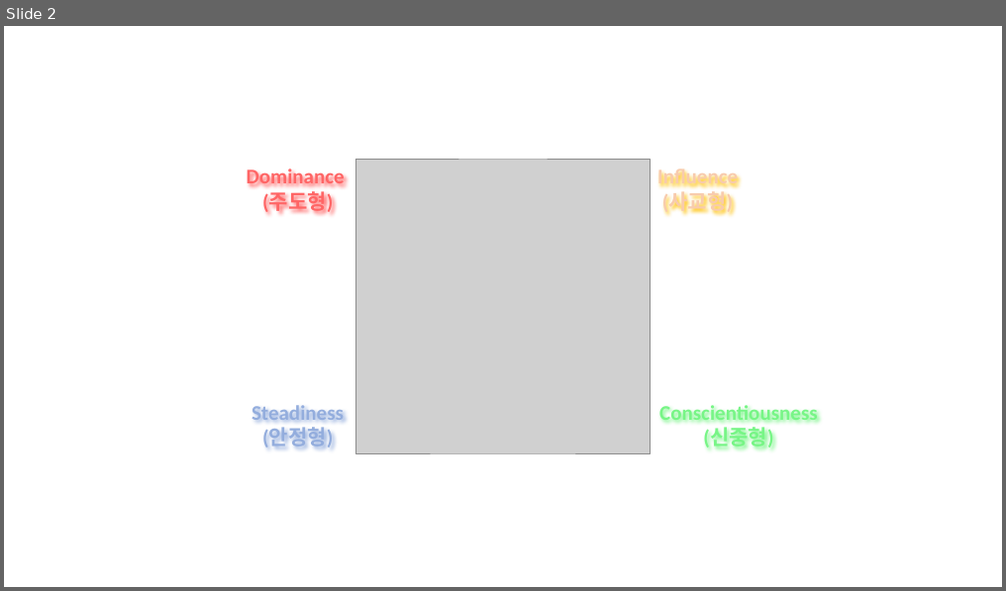
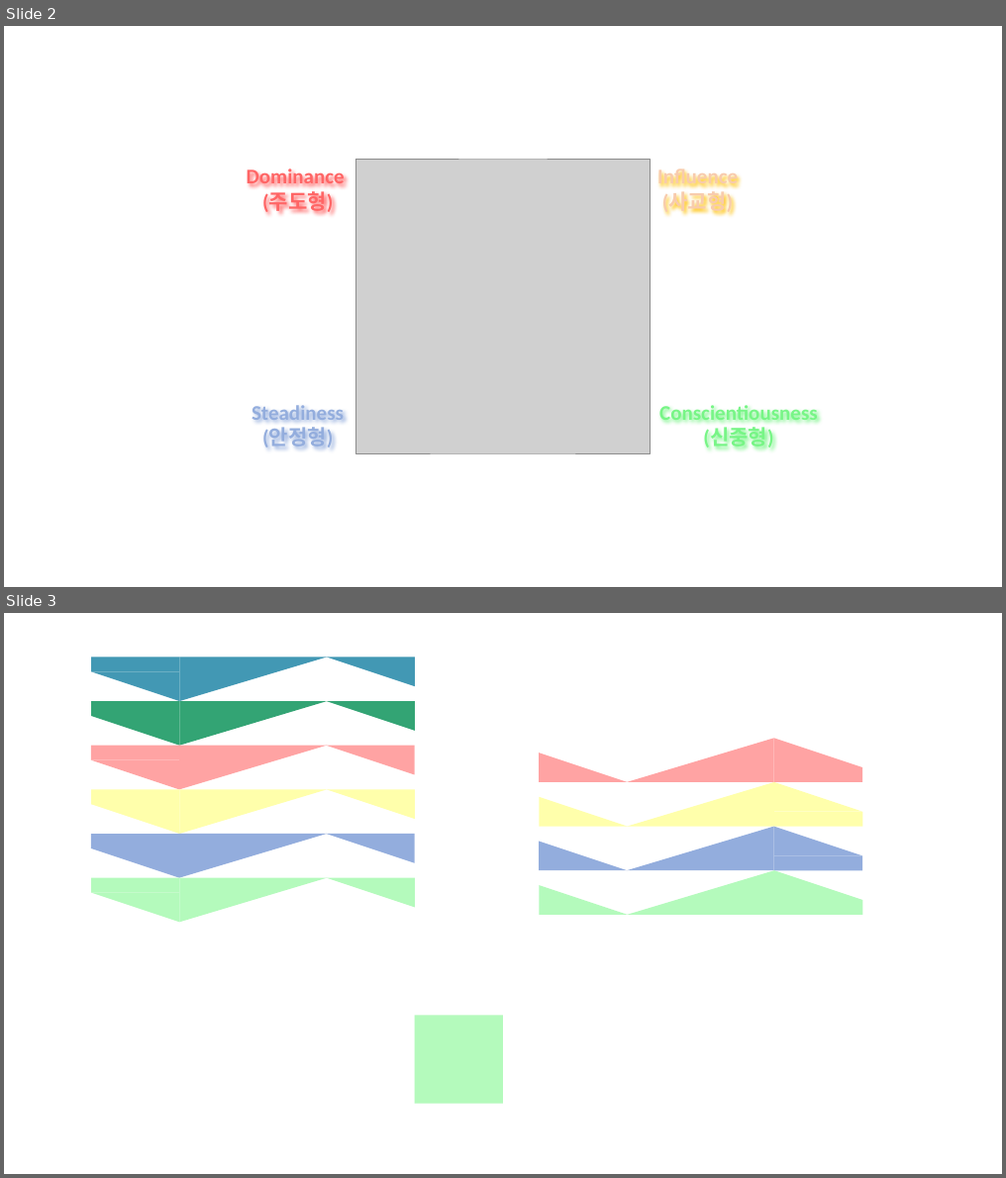
Before and after one commit to 8ugust/8ugust-disc, a slide deck: src/img/IMG.pptx. Shown one above the other, each under a label of ours: slide 2 before the commit, slides 2 and 3 after it. The pictures are 1006x591 and 1006x1178 pixels, drawn with LibreOffice and Linux fonts; fonts in the diff are those of the drawing; grey boxes stand for pictures. Boxes give left, top, right and bottom in pixels: in the first picture for what was removed or moved away, otherwise in the second. Text is boxed around its words. In the diff, an @@ line names an element or a change of style, - is before the commit and + after.

```diff
--- a/src/img/IMG.pptx
+++ b/src/img/IMG.pptx
@@ slide 3 added at [4, 613, 1002, 1174], background #FFFFFF @@
@@ group added at [91, 658, 415, 701]: 3 right triangles, 1 rectangle @@
@@ group added at [91, 701, 415, 746]: 3 right triangles, 1 rectangle @@
@@ group added at [91, 746, 414, 789]: 3 right triangles, 1 rectangle @@
@@ group added at [539, 738, 862, 782]: 3 right triangles, 1 rectangle @@
@@ group added at [91, 789, 415, 834]: 3 right triangles, 1 rectangle @@
@@ group added at [540, 782, 862, 827]: 3 right triangles, 1 rectangle @@
@@ group added at [91, 834, 414, 878]: 3 right triangles, 1 rectangle @@
@@ group added at [539, 827, 862, 871]: 3 right triangles, 1 rectangle @@
@@ group added at [91, 878, 415, 922]: 3 right triangles, 1 rectangle @@
@@ group added at [540, 870, 862, 916]: 3 right triangles, 1 rectangle @@
@@ rectangle added at [415, 1016, 503, 1104], fill #B4FABC @@
```
Also in this commit, not shown: 1 other slide added, 2 slides removed, 11 other files.
